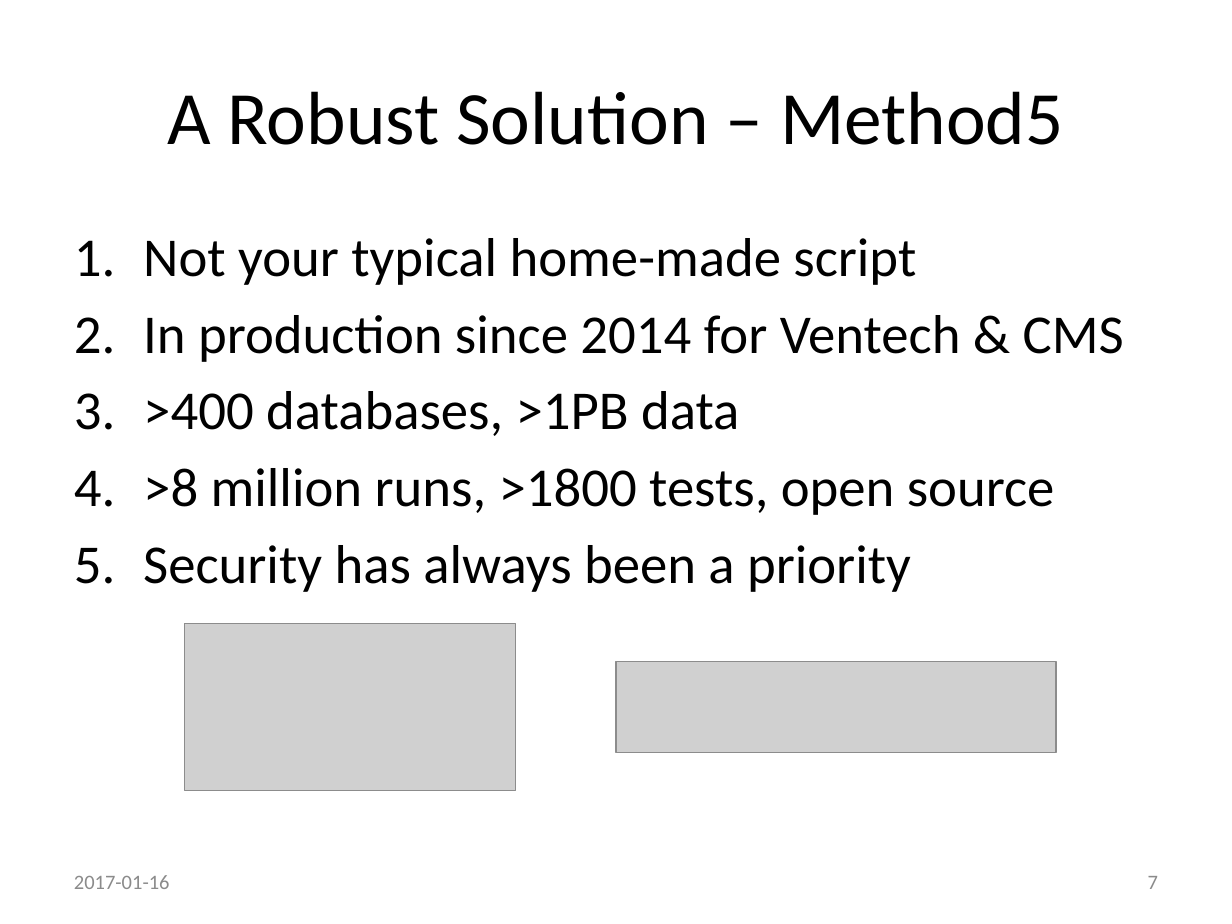
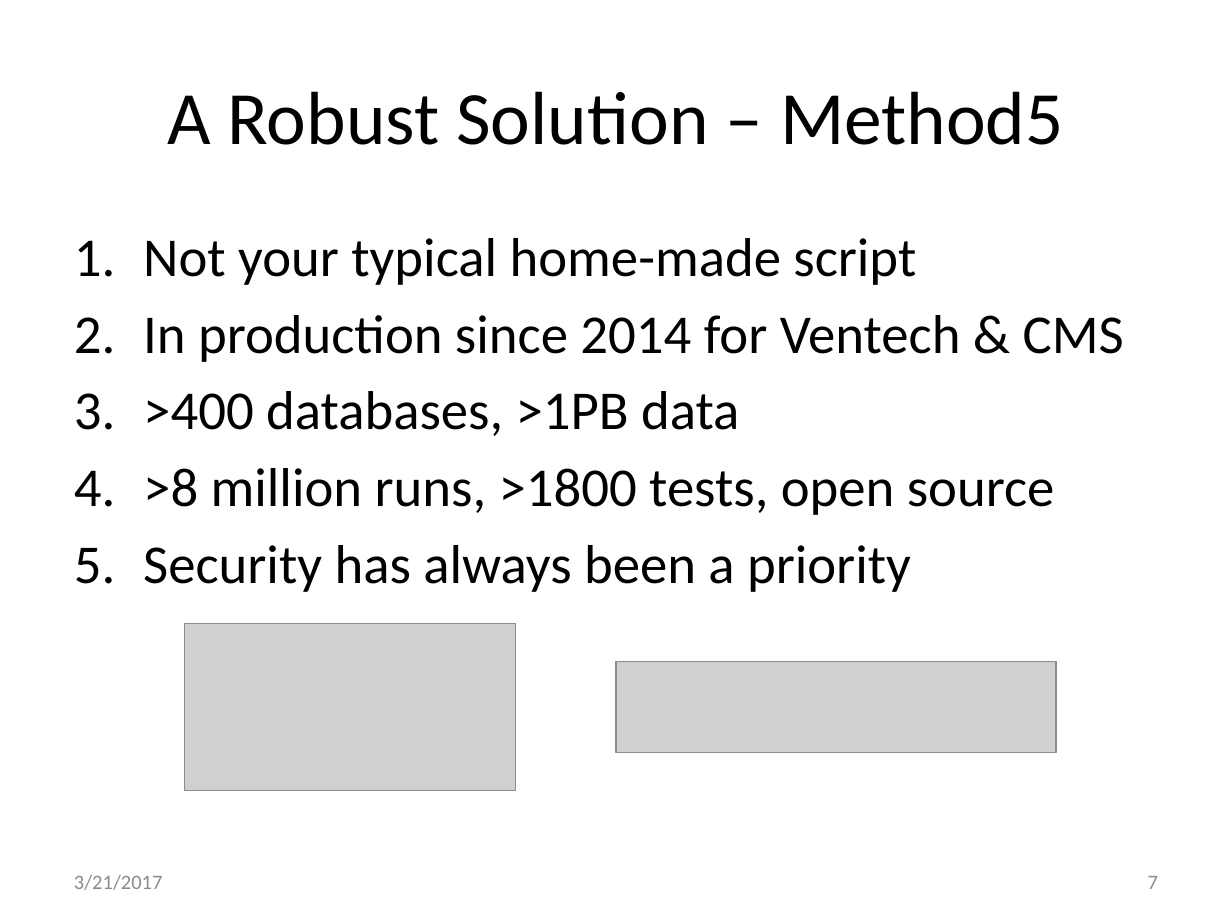
Before and after one commit to method5/method5.github.io, a slide deck: slide 7 of presentations/Method5.pptx. Drawn at 1232x924 pixels with LibreOffice and Linux fonts; fonts in the diff are those of the drawing; grey boxes stand for pictures; background and template pictures are left out. Boxes give left, top, right and bottom in pixels: in the first picture for what was removed or moved away, otherwise in the second. Text is boxed around its words. In the diff, an @@ line names an element or a change of style, - is before the commit and + after.

```diff
--- a/presentations/Method5.pptx
+++ b/presentations/Method5.pptx
@@ text at bbox=[74, 875, 163, 890]: text changed @@
-2017-01-16
+3/21/2017
```
Also in this commit, not shown: 15 other slides changed.
